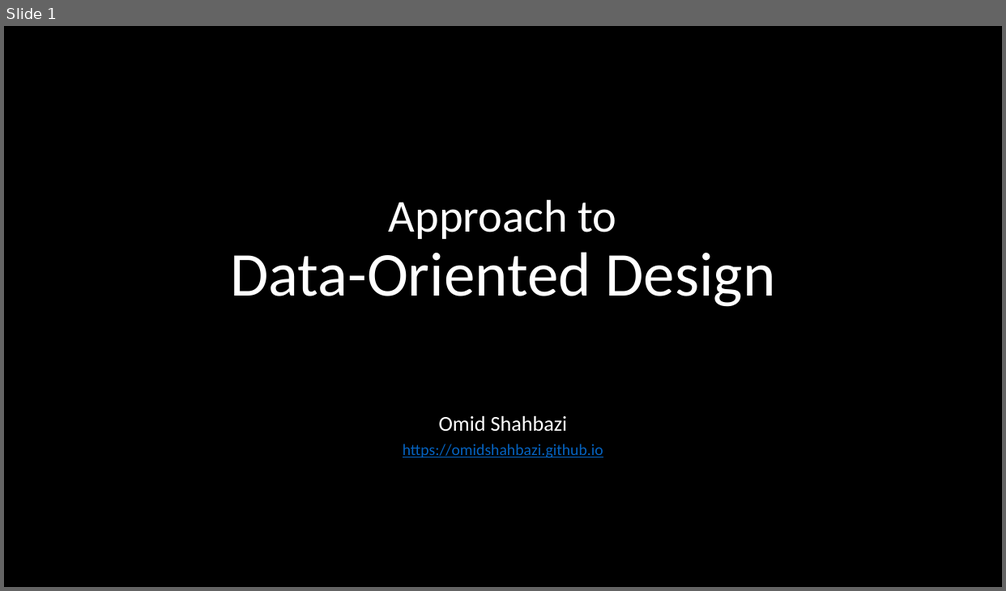
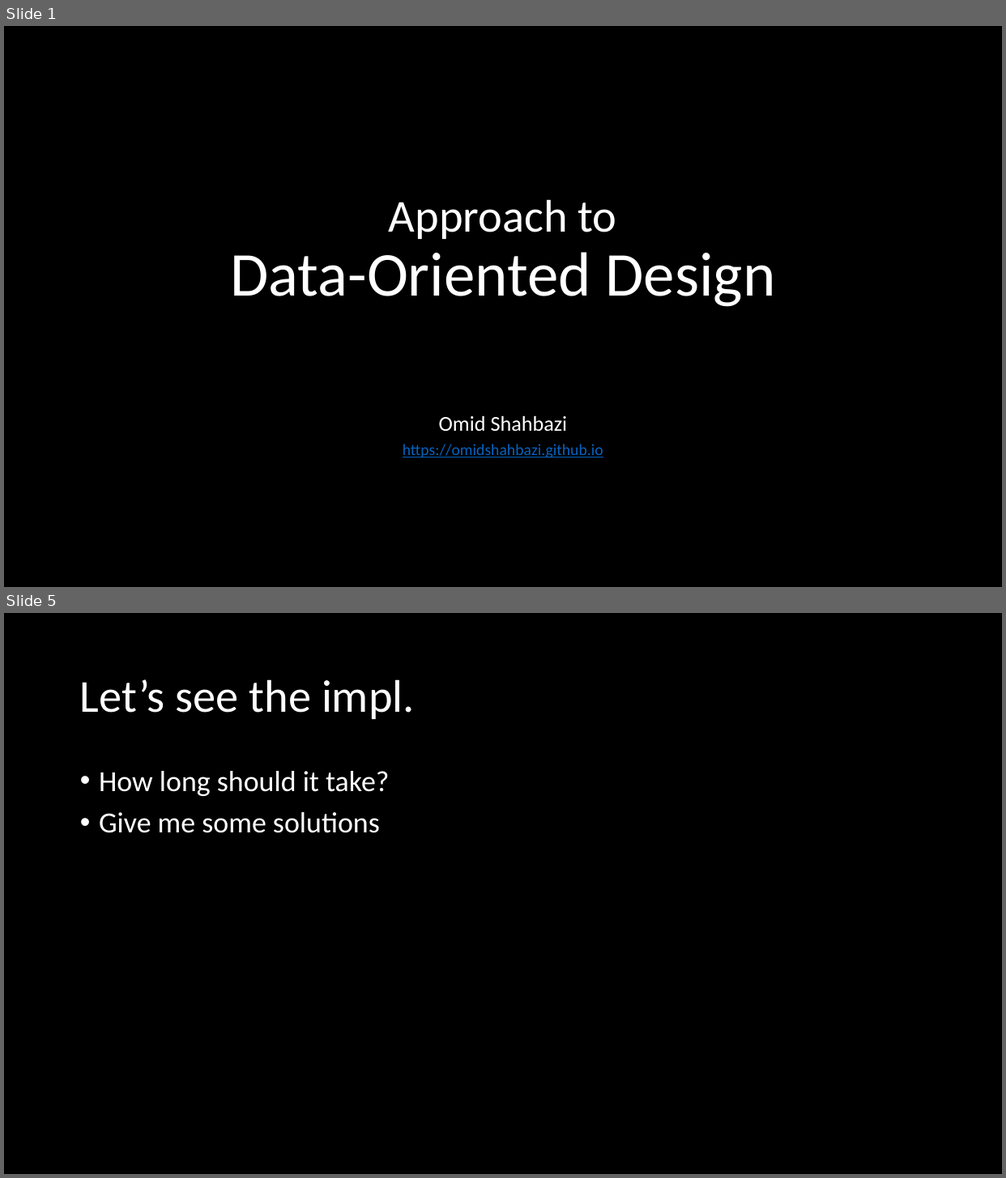
Before and after one commit to omidshahbazi/DODSample, a slide deck: Presentation/Presentation.pptx. Shown one above the other, each under a label of ours: slide 1 before the commit, slides 1 and 5 after it; the slides between them are not shown. The pictures are 1006x591 and 1006x1178 pixels, drawn with LibreOffice and Linux fonts; fonts in the diff are those of the drawing. Boxes give left, top, right and bottom in pixels: in the first picture for what was removed or moved away, otherwise in the second. Text is boxed around its words. In the diff, an @@ line names an element or a change of style, - is before the commit and + after.

```diff
--- a/Presentation/Presentation.pptx
+++ b/Presentation/Presentation.pptx
@@ slide 5 added at [4, 613, 1002, 1174], background #000000 @@
@@ title added at [80, 679, 415, 719], 44 pt, text #FFFFFF @@
+Let’s see the impl.
@@ text added at [99, 771, 389, 833], 28 pt, text #FFFFFF @@
+• How long should it take?
+• Give me some solutions
```
Also in this commit, not shown: 2 slides changed, 6 other slides added, 2 other files.
